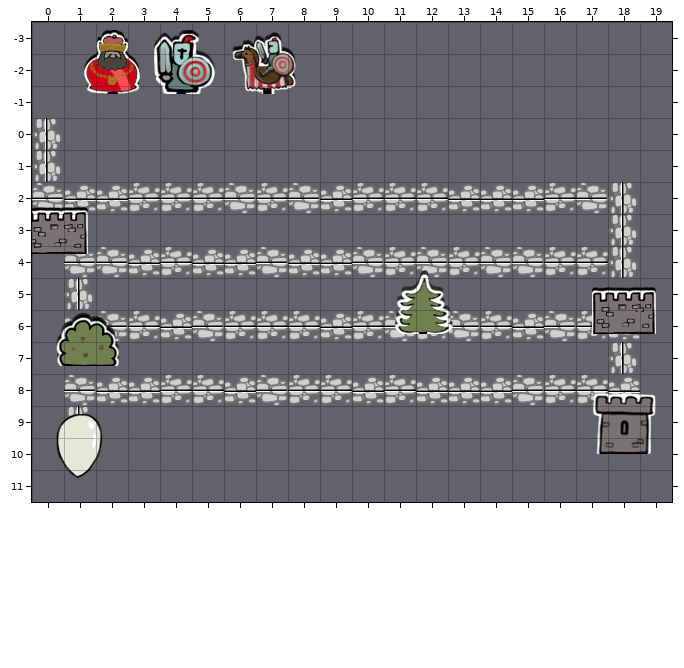
Two states of a Tiled map (JSON), dist/assets/maps/iphone.json. That is the earlier state.
Cells are 32x32 px. Shown: x 0..19, y -3..11. The old version is drawn lined up with the new one.
New version:
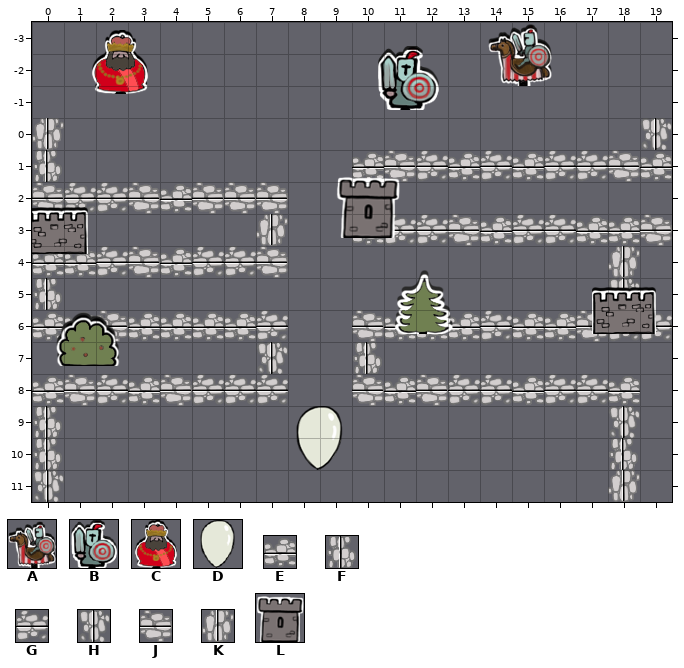
Key: from "Mobs": A 0 "knightOnHorse", B 1 "knight", C 2 "king"; from "balloons": D 0 "balloon"; from "paths": E 0, F 1, G 2, H 3, J 4, K 5; from "props": L 3 "tower".
_ is an empty cell.
Objects are placed by their top-left corner, in cells (3,4 is the top-left corner of cell 3,4); size is 1x1 cell unless given.
Tiles replaced or removed in this view: E, F, G, J.
Commit message: two paths
Diff:
Changed rows in their new state; . is an unchanged cell.
map size 20x11 -> 21x12 cells
Layer "MAP_LAYER_PATH":
first column x 0:
 0 K..................H
 1 ..........EJGEGEGGJE
 2 .GGJEJ.J__H________.
 3 .......K..EGGJEGGEEJ
 4 EEGJEGG.__________K.
 5 F_................H.
 6 E..E.EE.__JEEE..EJGG
 7 .......H..F......._.
 8 E.G.J.GG__JEJGGE....
 9 F_................H.
10 F.................F.
11 H.................K.
Layer "mobs":
added: A "MOB_HORSE" at 14.2,-3 size 2x2
added: C "MOB_KING" at 1.8,-2.8 size 2x2
added: B "MOB_KNIGHT" at 10.8,-2.2 size 2x2
removed: C "MOB_KING" at 1.5,-2.8 size 2x2
removed: B "MOB_KNIGHT" at 3.8,-2.8 size 2x2
removed: A "MOB_HORSE" at 6.2,-2.8 size 2x2
Layer "balloons":
changed: D "BALLOON" at 0.5,9.2 size 2x2 -> D "BALLOON" at 8,9 size 2x2
Layer "props":
changed: L "PROP_TOWER" at 17.5,8.5 size 2x2 -> L "PROP_TOWER" at 9.5,1.8 size 2x2
